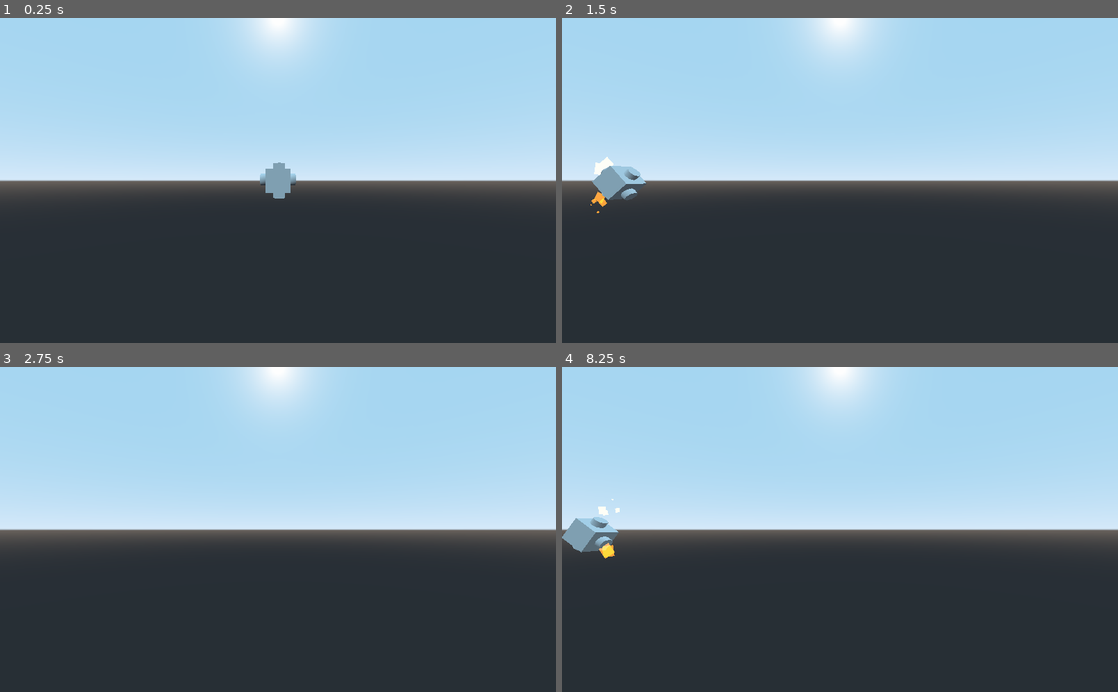
Above: before the commit, frames 1-4 (two rows, left to right).
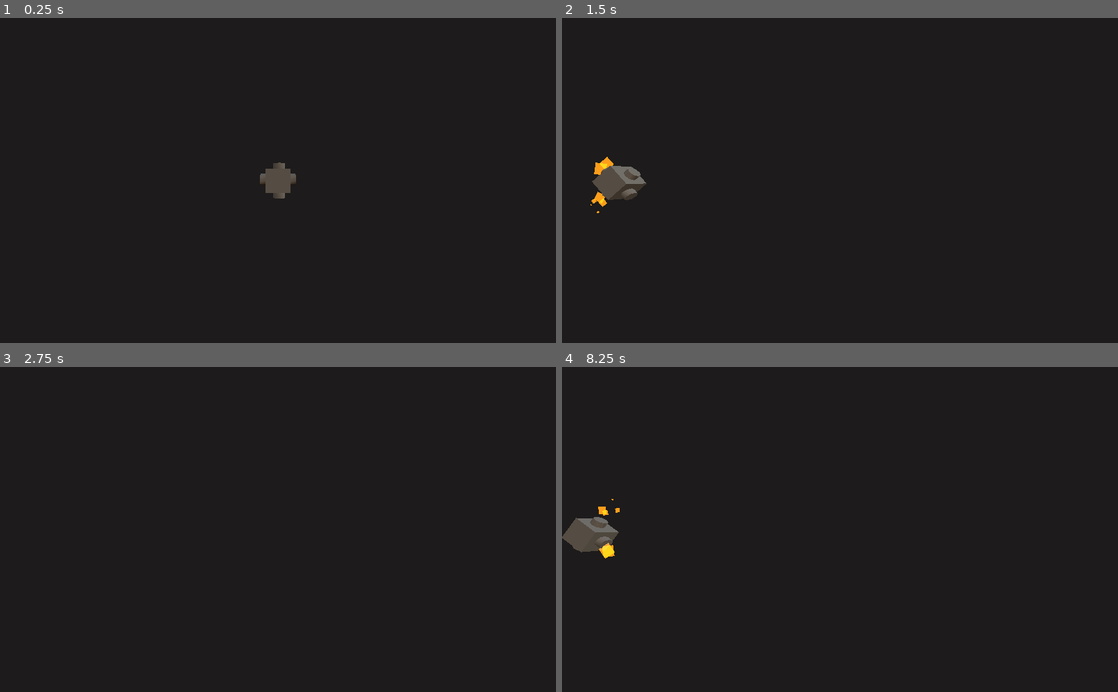
Above: after the commit, the same moments.

Repository: marksteve/SudoXE
Game: Godot game, scene res://Main.tscn
Same seed, same stepped clock (60 frames per second), same inputs: the game is played once before the commit and once after it.
Inputs:
- Up to frame 1 (0.25 s): no input
- Up to frame 2 (1.5 s): tap Enter at 0.5 s; hold Right (ui_right) 0.53-1.28 s; hold Down (ui_down) from 1.28 s (still down)
- Up to frame 3 (2.75 s): release Down (ui_down) at 2.03 s; hold Right (ui_right) from 2.03 s (still down)
- Up to frame 4 (8.25 s): tap Space at 2.75, 4.25, 5.75 s; release Right (ui_right) at 2.78 s; hold Up (ui_up) 2.78-3.53 s; tap Enter at 3.5, 5 s; hold Left (ui_left) 3.53-5.03 s; hold Down (ui_down) 5.03-5.78 s; hold Right (ui_right) 5.78-6.53 s; hold Up (ui_up) 6.53-7.28 s; hold Right (ui_right) 7.28-8.03 s; hold Down (ui_down) from 8.03 s (still down)

The runs differ from the first frame. In frame 1, 100% of the frame differs, in the area x 0-100%, y 0-100%; in frame 2, 100%; in frame 3, 100%; in frame 4, 100%.

Commit message:
Add sky lighting

Diff:
--- a/Camera.gd
+++ b/Camera.gd
@@ -1,4 +1,6 @@
 extends Camera
 
+onready var ship = $"../Ship"
+
 func _process(delta):
-	self.translation.y = lerp(self.translation.y, $"../Ship".translation.y, 0.8)
+	self.translation.y = lerp(self.translation.y, ship.translation.y, 0.8)
--- a/default_env.tres
+++ b/default_env.tres
@@ -1,7 +1,11 @@
-[gd_resource type="Environment" load_steps=2 format=2]
+[gd_resource type="Environment" load_steps=3 format=2]
 
-[sub_resource type="ProceduralSky" id=1]
+[ext_resource path="res://dikhololo_night_1k.hdr" type="Texture" id=1]
+
+[sub_resource type="PanoramaSky" id=1]
+panorama = ExtResource( 1 )
 
 [resource]
-background_mode = 2
+background_mode = 3
 background_sky = SubResource( 1 )
+background_color = Color( 0.117647, 0.109804, 0.109804, 1 )
Binary file added: dikhololo_night_1k.hdr
Not shown, added: dikhololo_night_1k.hdr.import
